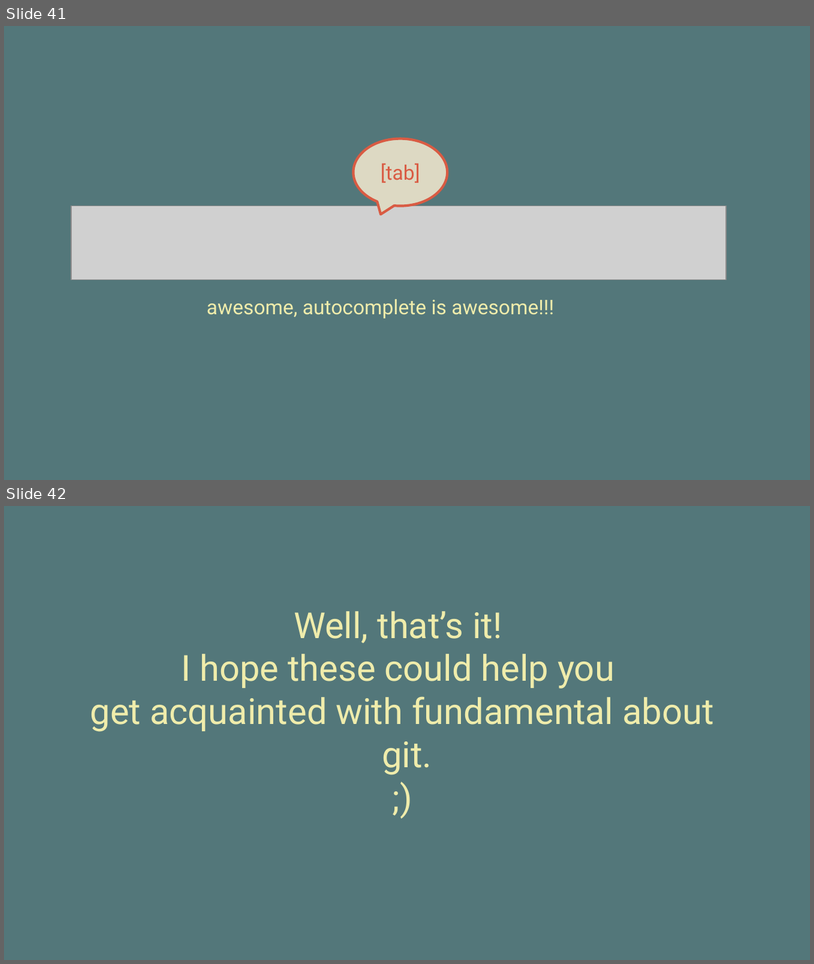
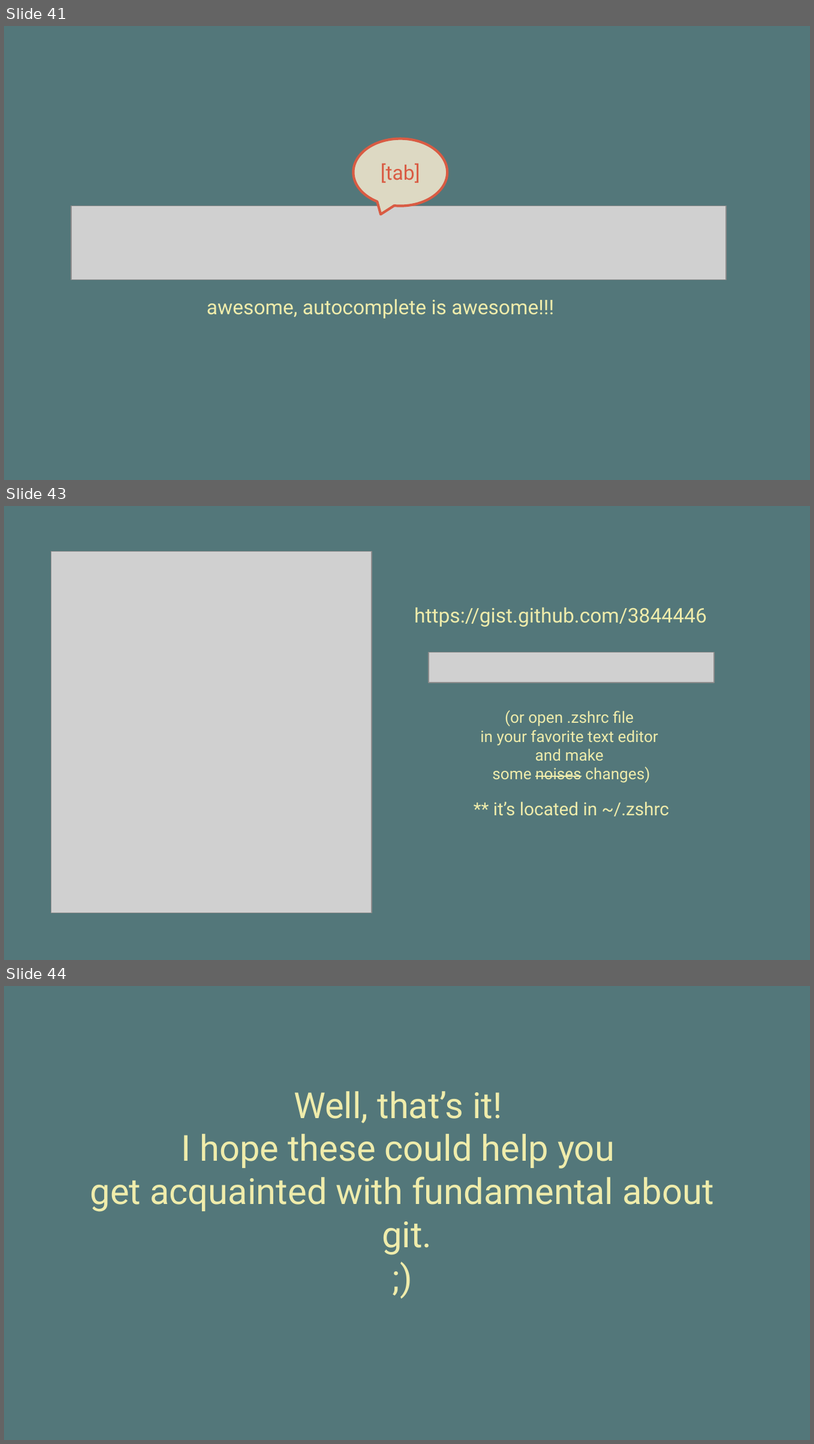
Before and after one commit to vinhnx/Git-for-beginners, a slide deck: git-beginner.pptx. Shown one above the other, each under a label of ours: slides 41 and 42 before the commit, slides 41, 43 and 44 after it; the slides between them are not shown. The pictures are 814x964 and 814x1444 pixels, drawn with LibreOffice and Linux fonts; fonts in the diff are those of the drawing; grey boxes stand for pictures. Boxes give left, top, right and bottom in pixels: in the first picture for what was removed or moved away, otherwise in the second. Text is boxed around its words. In the diff, an @@ line names an element or a change of style, - is before the commit and + after.

```diff
--- a/git-beginner.pptx
+++ b/git-beginner.pptx
@@ slide 43 added at box(4, 506, 810, 960), background #53777A @@
@@ picture added at box(51, 551, 372, 912) @@
@@ text added at box(414, 607, 707, 627), 18 pt, text #EFECAB @@
+https://gist.github.com/3844446
@@ picture added at box(429, 652, 714, 682) @@
@@ text added at box(480, 710, 659, 783), 14 pt, text #EFECAB @@
+(or open .zshrc file
+in your favorite text editor
+and make
+some noises changes)
@@ text added at box(494, 801, 669, 816), 16 pt, text #EFECAB @@
+** it’s located in ~/.zshrc
@@ what was slide 42 is now slide 44 @@
```
Also in this commit, not shown: 2 slides changed, 1 other slide added, 1 other file.
